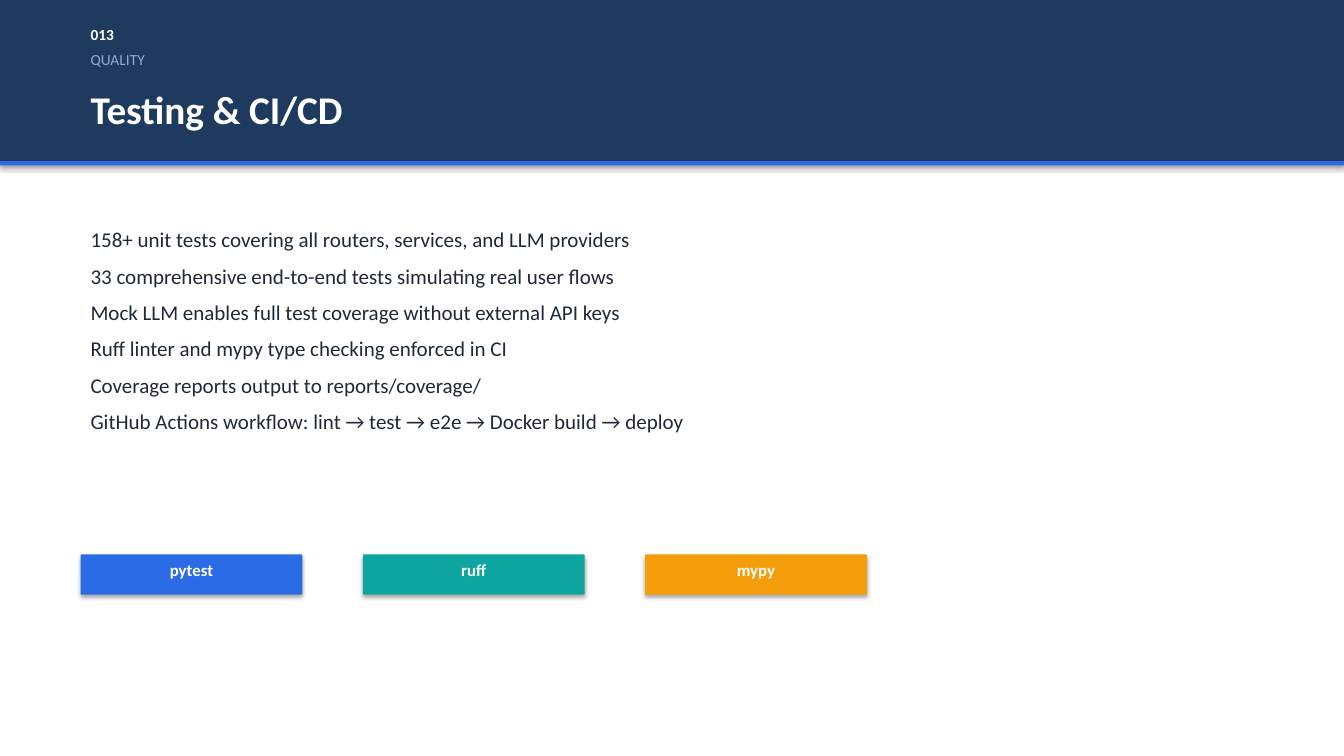
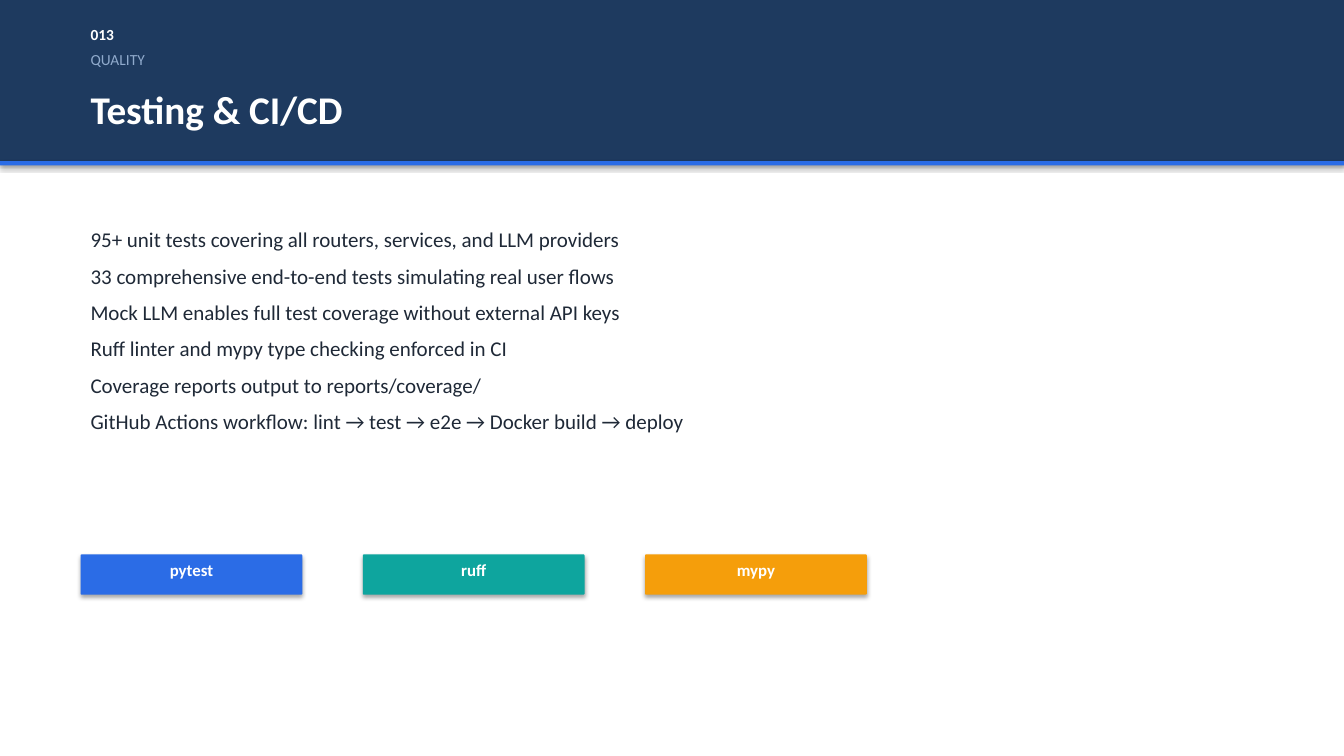
Before and after one commit to ShubhamRSY/nexus-ai-, a slide deck: slide 14 of Nexus_Overview.pptx. Drawn at 1344x756 pixels with LibreOffice and Linux fonts; fonts in the diff are those of the drawing. Boxes give left, top, right and bottom in pixels: in the first picture for what was removed or moved away, otherwise in the second. Text is boxed around its words. In the diff, an @@ line names an element or a change of style, - is before the commit and + after.

```diff
--- a/Nexus_Overview.pptx
+++ b/Nexus_Overview.pptx
@@ text at box(91, 232, 619, 251): text changed @@
-158+ unit tests covering all routers, services, and LLM providers
+95+ unit tests covering all routers, services, and LLM providers
```
Also in this commit, not shown: 33 other files.
